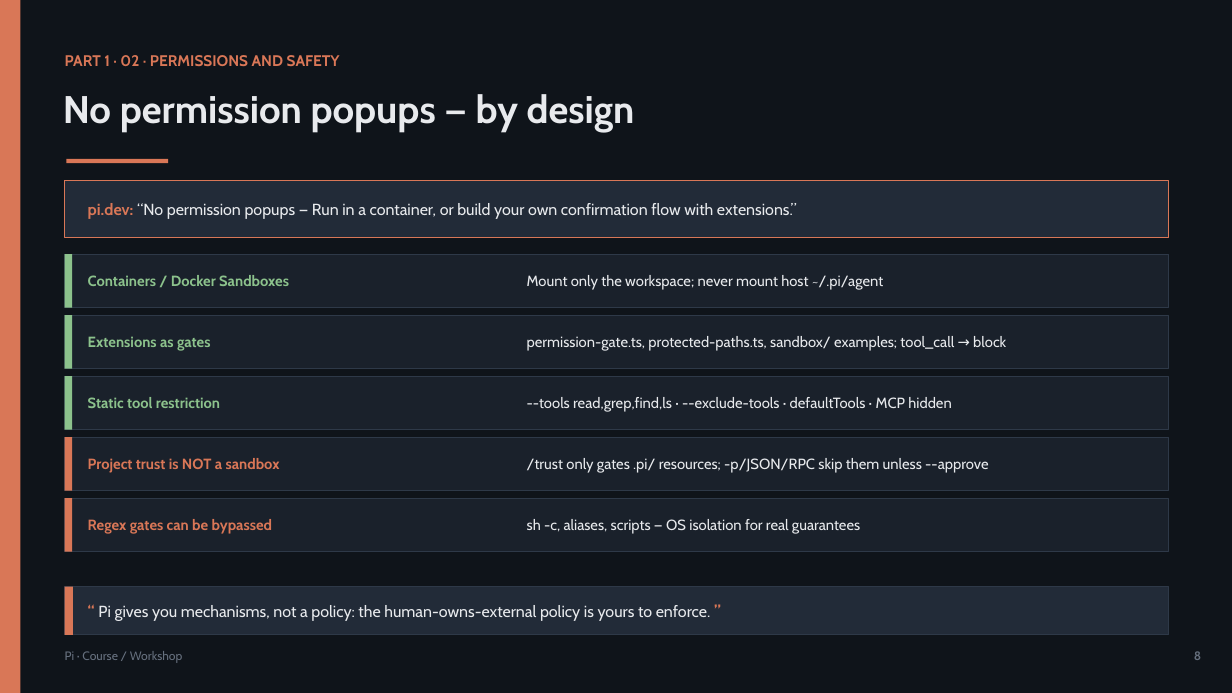
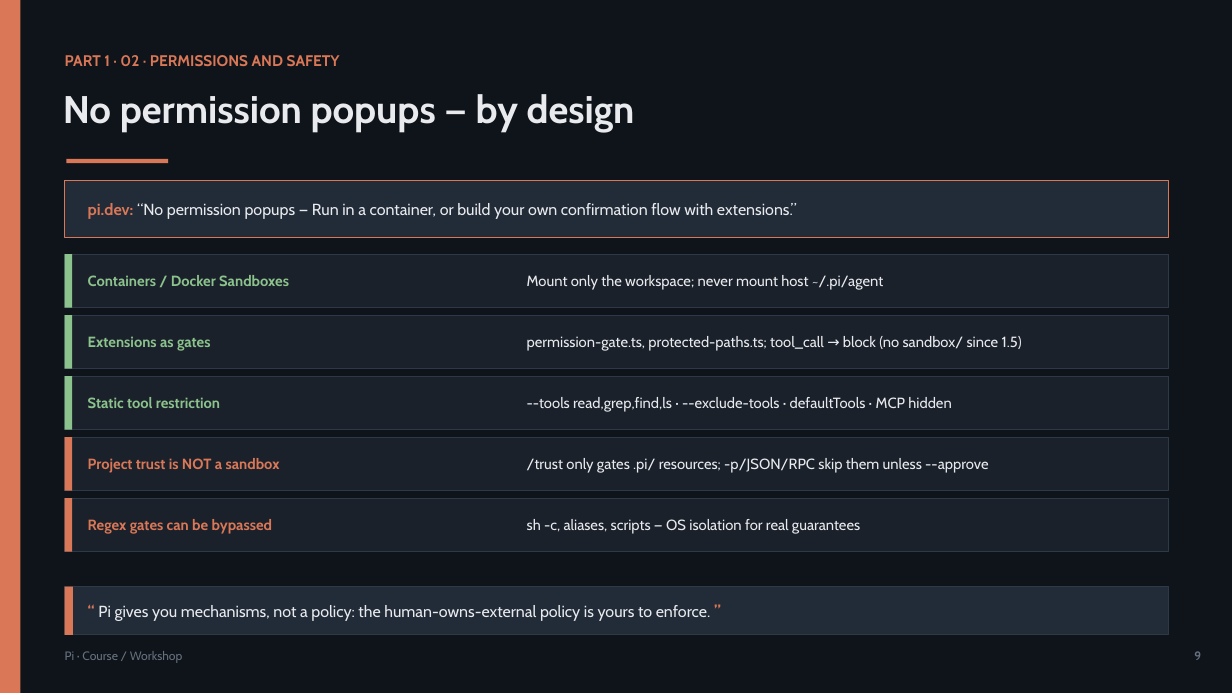
Before and after one commit to olonok69/pi_code_ml_engineer, a slide deck: slide 9 of presentation/Pi_Presentation.pptx (slide 8 before the commit). Drawn at 1232x693 pixels with LibreOffice and Linux fonts; fonts in the diff are those of the drawing. Boxes give left, top, right and bottom in pixels: in the first picture for what was removed or moved away, otherwise in the second. Text is boxed around its words. In the diff, an @@ line names an element or a change of style, - is before the commit and + after.

```diff
--- a/presentation/Pi_Presentation.pptx
+++ b/presentation/Pi_Presentation.pptx
@@ text at [527,336,1022,351]: text changed @@
-permission-gate.ts, protected-paths.ts, sandbox/ examples; tool_call → block
+permission-gate.ts, protected-paths.ts; tool_call → block (no sandbox/ since 1.5)
@@ text at [1194,651,1201,660]: text changed @@
-8
+9
```
Also in this commit, not shown: 34 other slides changed, 1 slide added, 18 other files.
